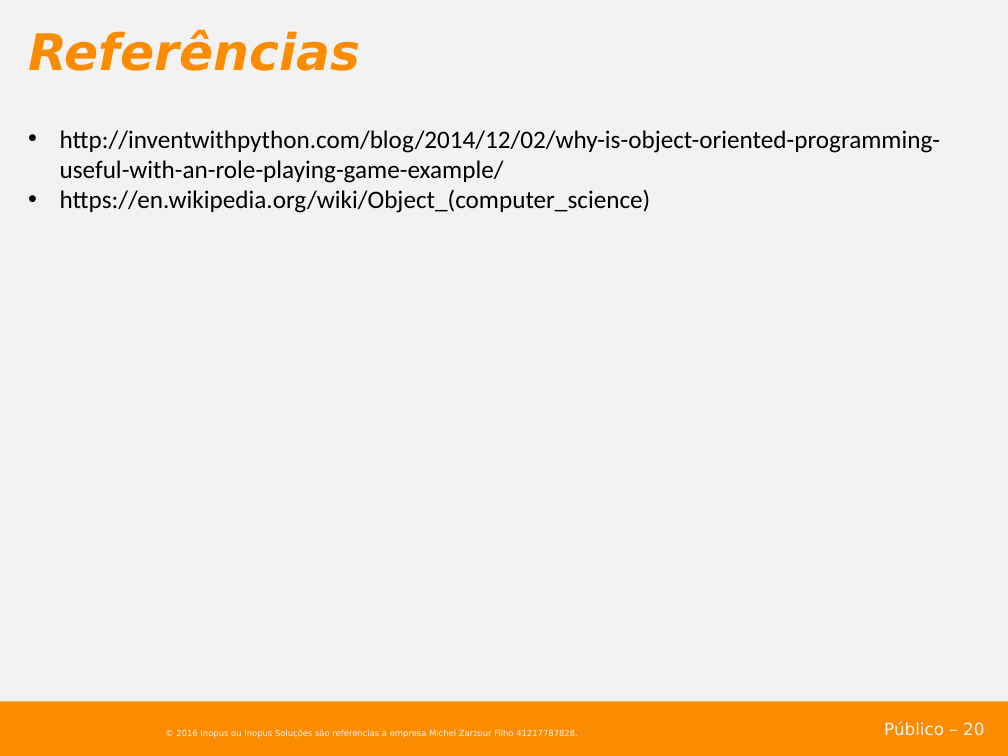
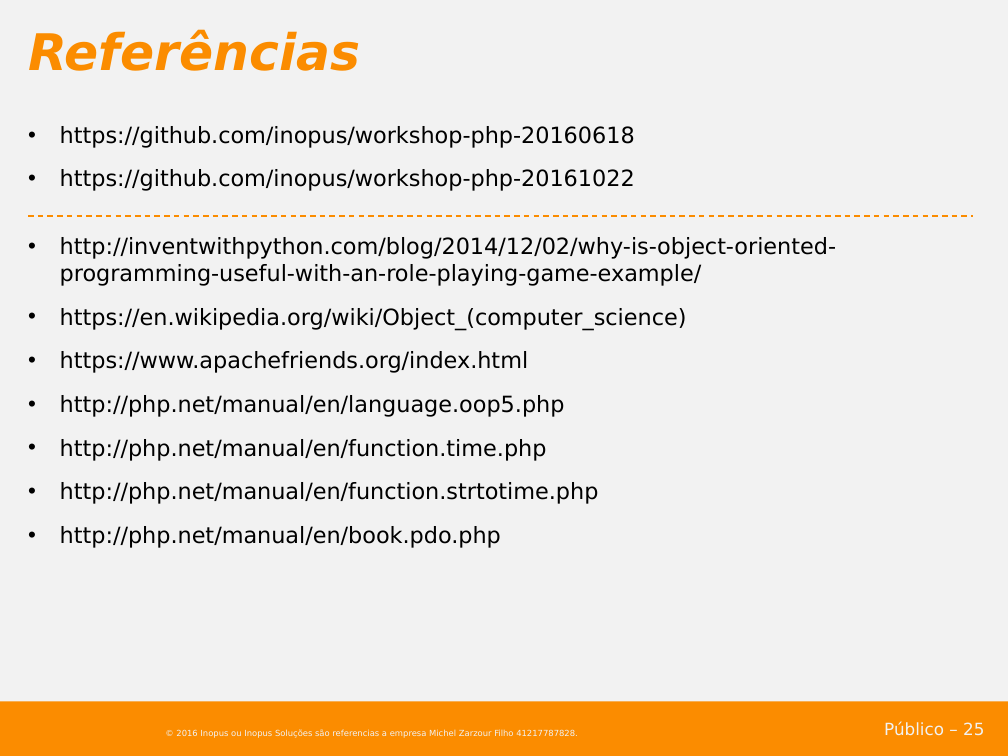
Before and after one commit to inopus/workshop-php-20161019, a slide deck: slide 25 of apresentacao/Workshop PHP 201610210136.pptx (slide 20 before the commit). Drawn at 1008x756 pixels with LibreOffice and Linux fonts; fonts in the diff are those of the drawing; background and template pictures are left out. Boxes give left, top, right and bottom in pixels: in the first picture for what was removed or moved away, otherwise in the second. Text is boxed around its words. In the diff, an @@ line names an element or a change of style, - is before the commit and + after.

```diff
--- a/apresentacao/Workshop PHP 201610210136.pptx
+++ b/apresentacao/Workshop PHP 201610210136.pptx
@@ text at (60,126,635,191): text changed; size 18 to 16 pt; font Calibri to DejaVu Sans @@
-• http://inventwithpython.com/blog/2014/12/02/why-is-object-oriented-programming-useful-with-an-role-playing-game-example/
-• https://en.wikipedia.org/wiki/Object_(computer_science)
+• https://github.com/inopus/workshop-php-20160618
+• https://github.com/inopus/workshop-php-20161022
@@ line added from (28, 216) to (973, 216), #FB8C00 1 pt dashed @@
@@ text added at (60,237,836,548), 16 pt, text #000000 @@
+• http://inventwithpython.com/blog/2014/12/02/why-is-object-oriented-programming-useful-with-an-role-playing-game-example/
+• https://en.wikipedia.org/wiki/Object_(computer_science)
+• https://www.apachefriends.org/index.html
+• http://php.net/manual/en/language.oop5.php
+• http://php.net/manual/en/function.time.php
+• http://php.net/manual/en/function.strtotime.php
+• http://php.net/manual/en/book.pdo.php
@@ page number at (884,722,984,736): text changed @@
-Público – 20
+Público – 25
```
Also in this commit, not shown: 8 other slides changed, 5 slides added, 5 other files.
